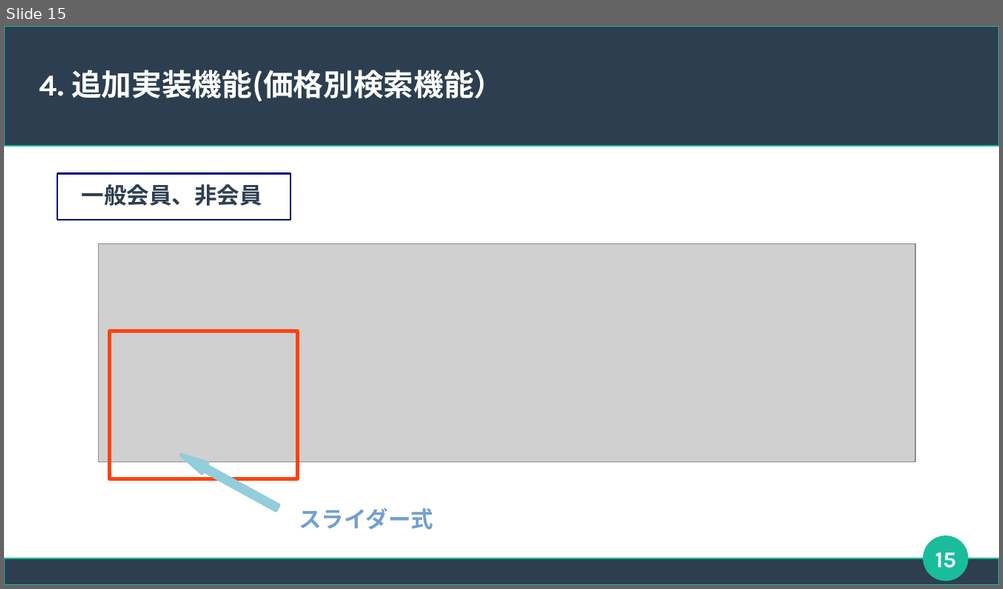
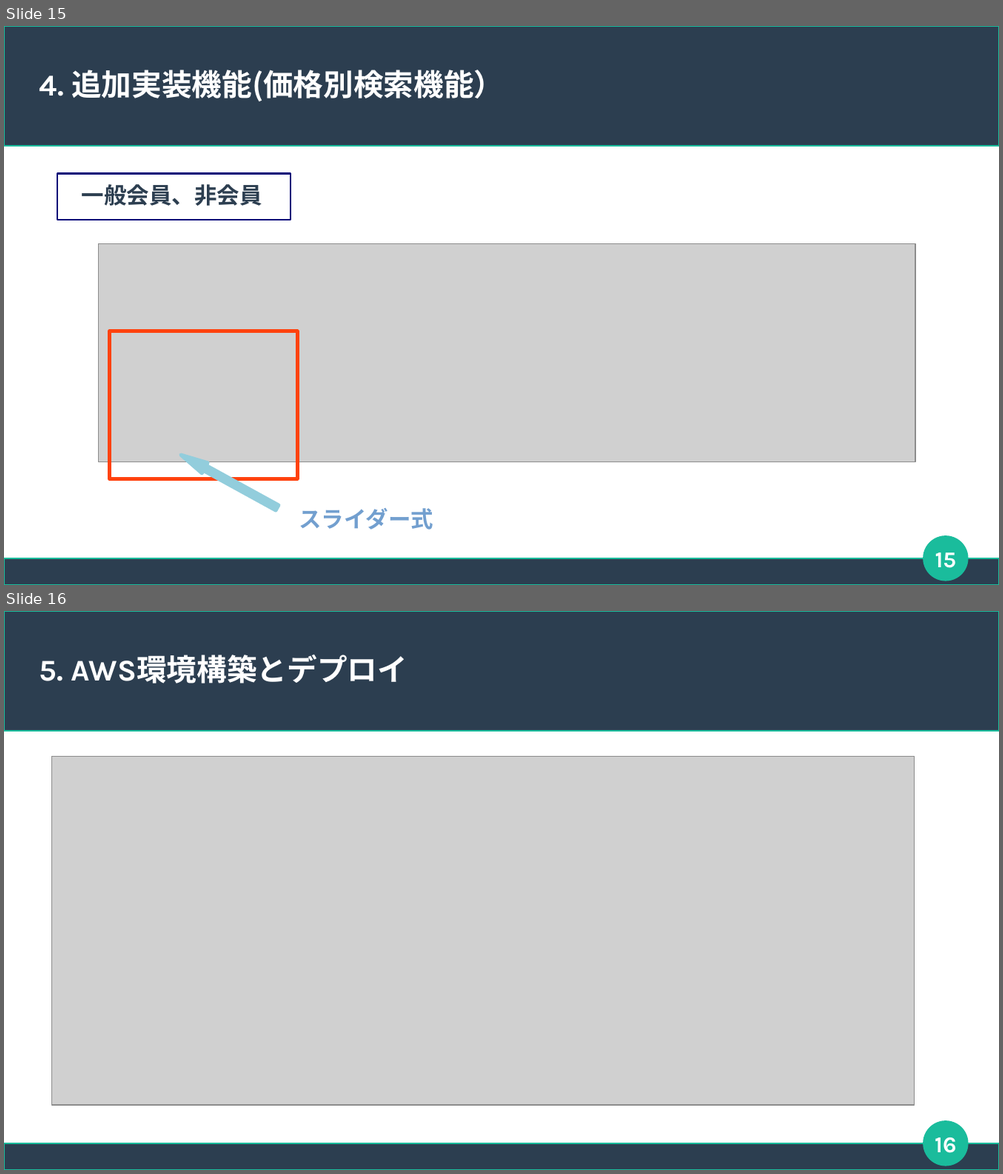
Before and after one commit to connk95/Shared-Shop, a slide deck: TeamUzawa_Sharing_ProjectFile/発表用スライド_チーム鵜澤.odp. Shown one above the other, each under a label of ours: slide 15 before the commit, slides 15 and 16 after it. The pictures are 1003x589 and 1003x1174 pixels, drawn with LibreOffice and Linux fonts; fonts in the diff are those of the drawing; grey boxes stand for pictures. Boxes give left, top, right and bottom in pixels: in the first picture for what was removed or moved away, otherwise in the second. Text is boxed around its words. In the diff, an @@ line names an element or a change of style, - is before the commit and + after.

```diff
--- a/TeamUzawa_Sharing_ProjectFile/発表用スライド_チーム鵜澤.odp
+++ b/TeamUzawa_Sharing_ProjectFile/発表用スライド_チーム鵜澤.odp
@@ slide 16 added at <box>4,611,999,1170</box>, background #FFFFFF; not listed: 3 template elements that a slide beside it also shows @@
@@ title added at <box>40,655,407,684</box>, 24 pt, text #FFFFFF, bold @@
+5. AWS環境構築とデプロイ
@@ picture added at <box>52,756,915,1105</box> @@
@@ page number added at <box>934,1138,956,1153</box>, 18 pt, text #FFFFFF, bold @@
+16
```
Also in this commit, not shown: 12 slides changed.
